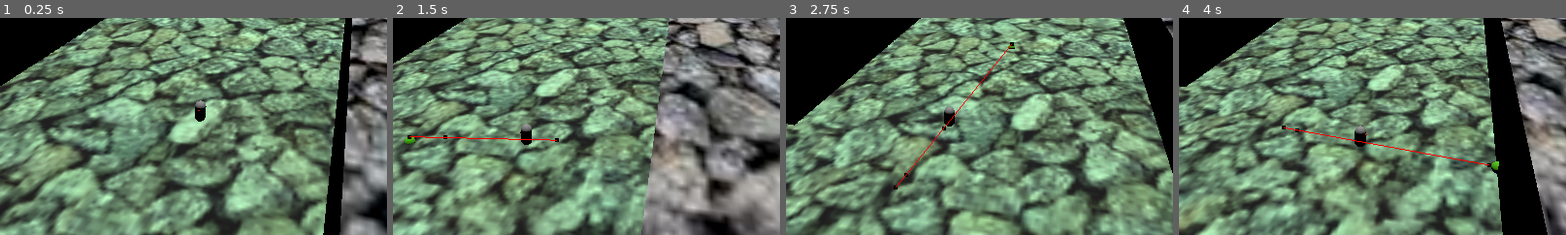
Above: before the commit, frames 1-4 (left to right).
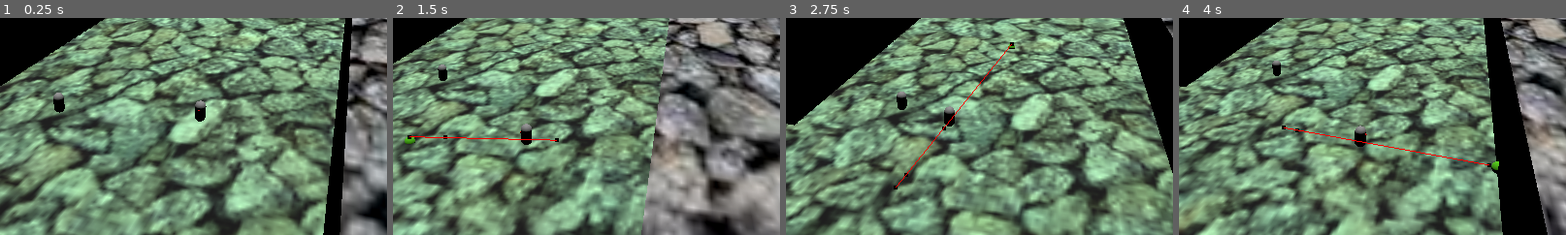
Above: after the commit, the same moments.

Repository: OLIWAPUNK/WSKAZEM
Game: Godot game, scene res://Scenes/World.tscn
Same seed, same stepped clock (60 frames per second), same inputs: the game is played once before the commit and once after it.
Inputs (mouse positions are % of the whole screen's width and height, from its top left):
- Up to frame 1 (0.25 s): no input
- Up to frame 2 (1.5 s): move the mouse to (72, 45) at 0.52 s; click (72, 45) at 0.6 s; move the mouse to (30, 55) at 1.27 s; click (30, 55) at 1.35 s
- Up to frame 3 (2.75 s): move the mouse to (60, 28) at 2.02 s; click (60, 28) at 2.1 s
- Up to frame 4 (4 s): move the mouse to (45, 70) at 2.77 s; click (45, 70) at 2.85 s; move the mouse to (80, 65) at 3.52 s; click (80, 65) at 3.6 s
The pictures show only the part of the screen within x 30-80%, y 24-74%; the shares and areas given below are measured in that part.

The runs differ from the first frame. In frame 1, 0.2% of the frame differs, in the area x 13-17%, y 34-44%; in frame 2, 0.1%; in frame 3, 0.2%; in frame 4, 0.1%.

Commit message:
Clicking on NPC without navigating

Diff:
--- a/Scenes/World.tscn
+++ b/Scenes/World.tscn
@@ -69,8 +69,9 @@
 
 [node name="World" type="Node3D" unique_id=493649897]
 
-[node name="PointerManager" type="Node" parent="." unique_id=878055614]
-script = ExtResource("1_uo7di")
+[node name="PointerManager" type="Node" parent="." unique_id=1823950882]
+unique_name_in_owner = true
+script = ExtResource("1_kn06e")
 
 [node name="NavigationRegion3D" type="NavigationRegion3D" parent="." unique_id=2065603792]
 navigation_mesh = SubResource("NavigationMesh_45d1s")
@@ -183,6 +184,7 @@
 
 [node name="NPC_Test" type="Area3D" parent="NpcTree" unique_id=1974575869]
 transform = Transform3D(1, 0, 0, 0, 1, 0, 0, 0, 1, -73.5106, 1.1063532, -11.551149)
+visible = false
 
 [node name="Clickable" type="Node" parent="NpcTree/NPC_Test" unique_id=1048121532]
 script = ExtResource("8_q2d71")
@@ -191,6 +193,18 @@
 mesh = SubResource("CapsuleMesh_q2d71")
 
 [node name="CollisionShape3D" type="CollisionShape3D" parent="NpcTree/NPC_Test" unique_id=1848374575]
+shape = SubResource("CapsuleShape3D_uo7di")
+
+[node name="NPC_Test2" type="Area3D" parent="NpcTree" unique_id=1717597469]
+transform = Transform3D(1, 0, 0, 0, 1, 0, 0, 0, 1, -0.6443405, 1.1063532, -21.951565)
+
+[node name="Clickable" type="Node" parent="NpcTree/NPC_Test2" unique_id=574310422]
+script = ExtResource("8_q2d71")
+
+[node name="MeshInstance3D" type="MeshInstance3D" parent="NpcTree/NPC_Test2" unique_id=105297826]
+mesh = SubResource("CapsuleMesh_q2d71")
+
+[node name="CollisionShape3D" type="CollisionShape3D" parent="NpcTree/NPC_Test2" unique_id=440460687]
 shape = SubResource("CapsuleShape3D_uo7di")
 
 [editable path="CameraNode/CameraZoneManager/CameraZone"]
--- a/Scripts/PlayerMovement.gd
+++ b/Scripts/PlayerMovement.gd
@@ -1,8 +1,6 @@
 extends Node
 
 @onready var player: CharacterBody3D = $"../PlayerBody"
-
-@onready var navigation_manager : NavigationManager = $'../NavigationManager'
 
 @export var ROTATION_SPEED := 10.0
 @export var MOVEMENT_SPEED: float = 20.0
@@ -27,9 +25,9 @@
 		#print("falling")
 		player.velocity.y -= gravity * delta
 
-	if not navigation_manager.navigation_agent.is_navigation_finished():
+	if not %PlayerNode/NavigationManager.navigation_agent.is_navigation_finished():
 
-		var targetPos = navigation_manager.navigation_agent.get_next_path_position()
+		var targetPos = %PlayerNode/NavigationManager.navigation_agent.get_next_path_position()
 		direction = player.global_position.direction_to(targetPos)
 		player.velocity = direction * MOVEMENT_SPEED
 
@@ -39,10 +37,3 @@
 	player.rotation = target_rotation
 
 	player.move_and_slide()
-
-
-func _unhandled_input(_event: InputEvent) -> void:
-
-	if Input.is_action_just_pressed("mouse_interact"):
-
-		navigation_manager.navigate()
--- a/Scripts/PointerManager.gd
+++ b/Scripts/PointerManager.gd
@@ -1,14 +1,28 @@
 extends Node
 
-var clickable_nodes : Array[Node]
+@onready var navigation_manager : NavigationManager = %PlayerNode/NavigationManager
+var hovered_object : Clickable
 
 
-func add_clickable(node: Clickable) -> void:
 
-	clickable_nodes.append(node.parent)
-	node.connect("object_clicked", clickable_clicked)
+func _unhandled_input(_event: InputEvent) -> void:
+
+	if Input.is_action_just_pressed("mouse_interact"):
+
+		if hovered_object:
+			print(hovered_object)
+		else:
+			navigation_manager.navigate()
+
+		get_viewport().set_input_as_handled()
 
 
-func clickable_clicked(_camera: Node, _event: InputEvent, _event_position: Vector3, _normal: Vector3, _shape_idx: int) -> void:
+func on_hover(node: Clickable) -> void:
 
-	print("click")
+	hovered_object = node
+
+
+func on_unhover(node: Clickable) -> void:
+
+	if node == hovered_object:
+		hovered_object = null
--- a/Scripts/Traits/Clickable.gd
+++ b/Scripts/Traits/Clickable.gd
@@ -1,9 +1,9 @@
 class_name Clickable
 extends Node
 
-signal object_clicked(camera: Node, event: InputEvent, event_position: Vector3, normal: Vector3, shape_idx: int)
+# signal object_clicked(camera: Node, event: InputEvent, event_position: Vector3, normal: Vector3, shape_idx: int)
 
-@onready var parent := $".."
+@onready var parent : Area3D = $".."
 
 var mesh : MeshInstance3D
 
@@ -19,25 +19,17 @@
 		assert(not mesh, "There are more meshes in clickable")
 		mesh = child
 
-	parent.connect("input_event", clickable_clicked)
 	parent.connect("mouse_entered", on_hover)
 	parent.connect("mouse_exited", on_unhover)
-
-	PointerManager.add_clickable(self)
 
 
 func on_hover() -> void:
 
 	mesh.material_overlay = Global.overlay_outline_material
+	%PointerManager.on_hover(self)
 
 
 func on_unhover() -> void:
 
 	mesh.material_overlay = null
-
-
-func clickable_clicked(camera: Node, event: InputEvent, event_position: Vector3, normal: Vector3, shape_idx: int) -> void:
-
-	if Input.is_action_just_pressed("mouse_interact"):
-
-		object_clicked.emit(camera, event, event_position, normal, shape_idx)
+	%PointerManager.on_unhover(self)
--- a/project.godot
+++ b/project.godot
@@ -22,7 +22,6 @@
 [autoload]
 
 Global="*uid://dfx5mnynjce4c"
-PointerManager="*uid://ghd7qncpwxfk"
 
 [gdunit4]
 
@@ -62,7 +61,7 @@
 }
 mouse_interact={
 "deadzone": 0.2,
-"events": [Object(InputEventMouseButton,"resource_local_to_s …(136 unchanged characters)… alse,"button_mask":1,"position":Vector2(951, 18),"global_position":Vector2(970, 114),"factor":1.0,"button_index":1,"canceled":false,"pressed":true,"double_click":true,"script":null)
+"events": [Object(InputEventMouseButton,"resource_local_to_s …(136 unchanged characters)… alse,"button_mask":1,"position":Vector2(127, 16),"global_position":Vector2(136, 64),"factor":1.0,"button_index":1,"canceled":false,"pressed":true,"double_click":false,"script":null)
 ]
 }
 debug={
Not shown: 1 places in Scenes/World.tscn that only renumber resources
